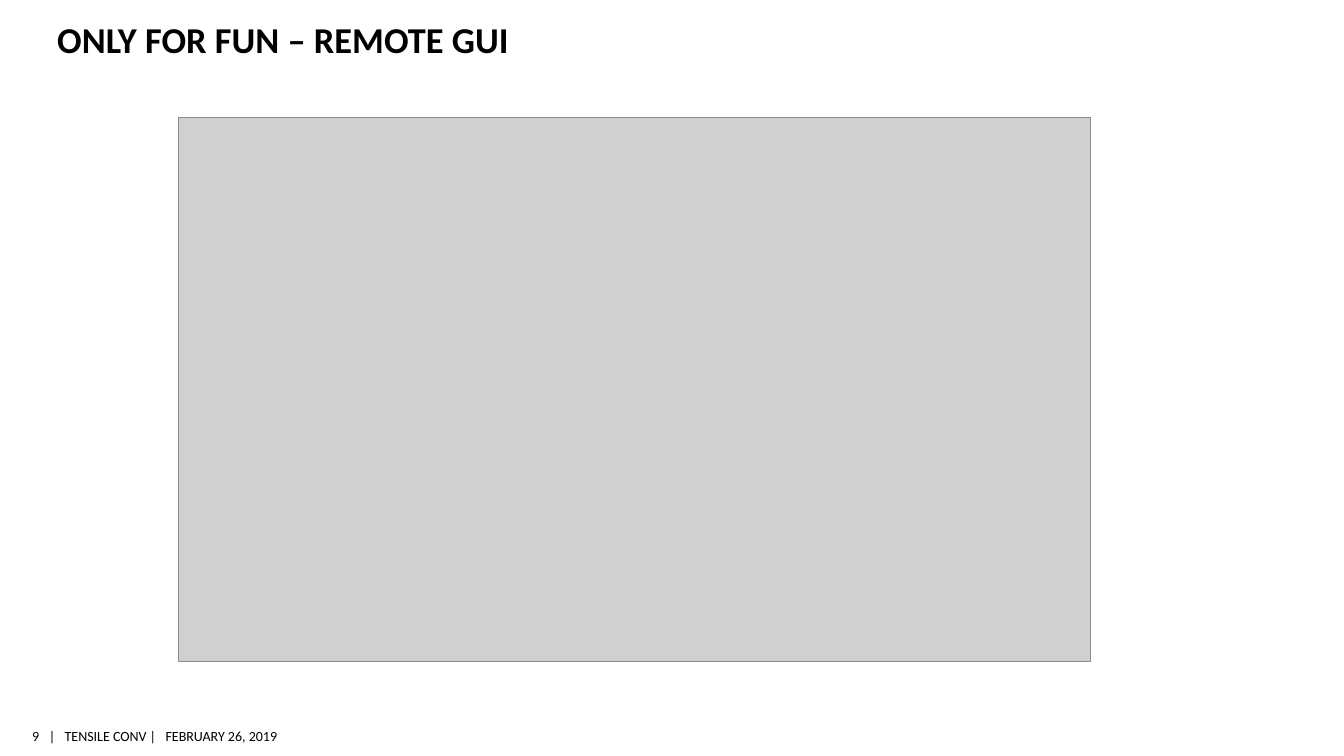
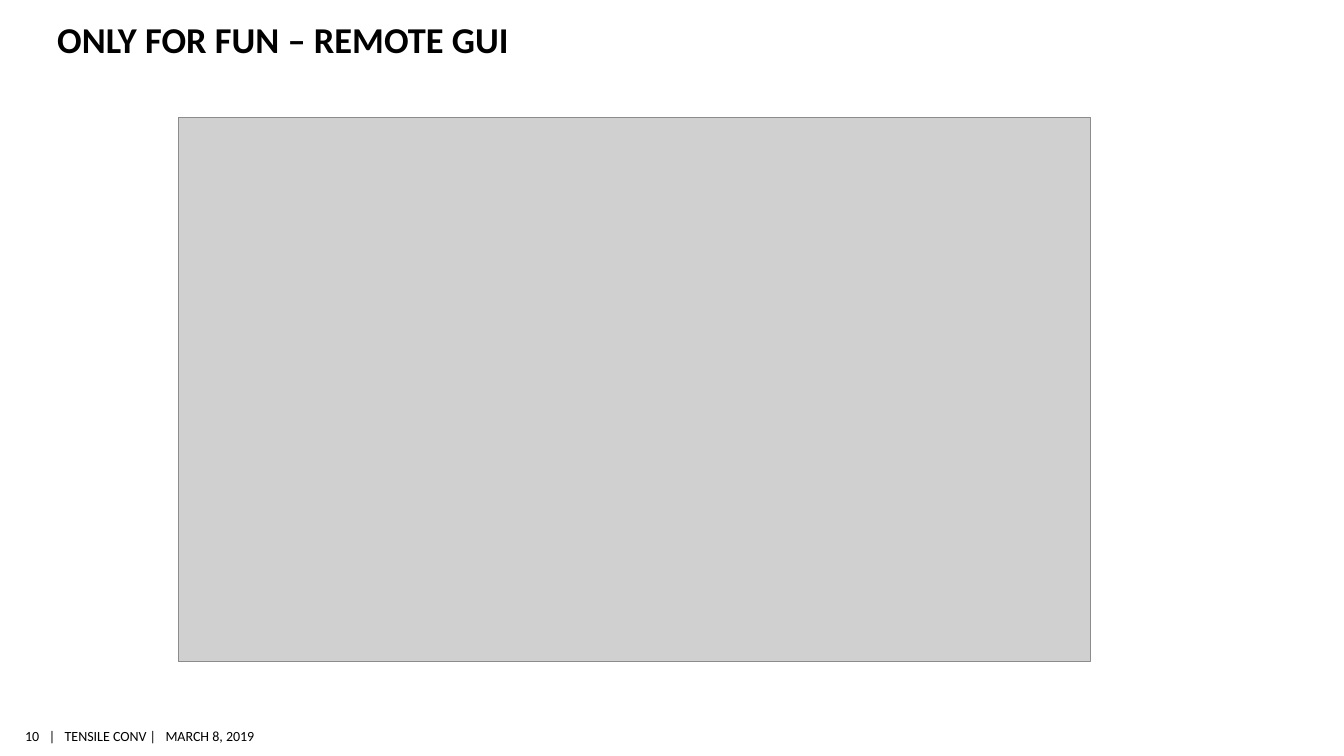
Before and after one commit to feifei14119/TensileConv, a slide deck: slide 10 of doc/TensileConv 2019-02.PPTX (slide 9 before the commit). Drawn at 1344x756 pixels with LibreOffice and Linux fonts; fonts in the diff are those of the drawing; grey boxes stand for pictures; background and template pictures are left out. Boxes give left, top, right and bottom in pixels: in the first picture for what was removed or moved away, otherwise in the second. Text is boxed around its words. In the diff, an @@ line names an element or a change of style, - is before the commit and + after.

```diff
--- a/doc/TensileConv 2019-02.PPTX
+++ b/doc/TensileConv 2019-02.PPTX
@@ page number at [25,732,39,741]: text changed @@
-9
+10
@@ text at [65,731,254,743]: text changed @@
-| TENSILE CONV | FEBRUARY 26, 2019
+| TENSILE CONV | MARCH 8, 2019
```
Also in this commit, not shown: 7 other slides changed, 1 slide added, 15 other files.
